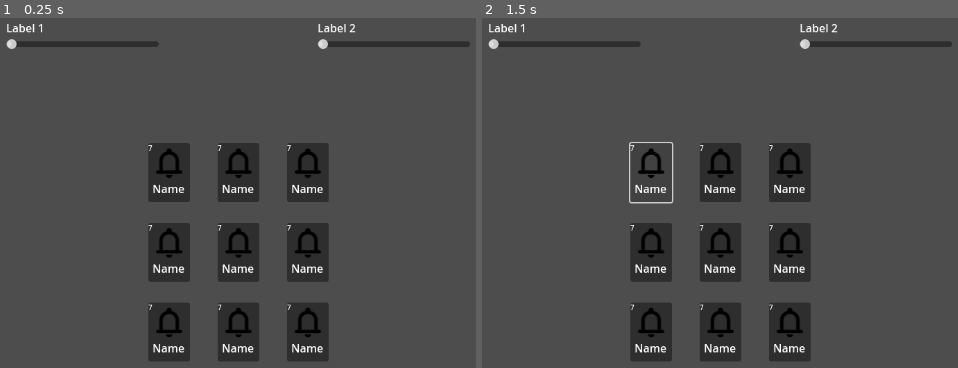
Above: before the commit, frames 1-2 (left to right).
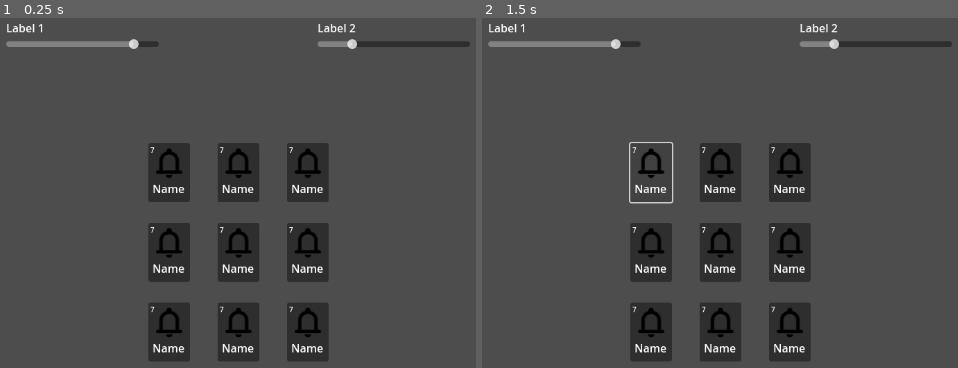
Above: after the commit, the same moments.

Repository: shirokonto/SoundBoard
Game: Godot game, scene res://main.tscn
Same seed, same stepped clock (60 frames per second), same inputs: the game is played once before the commit and once after it.
Inputs:
- Up to frame 1 (0.25 s): no input
- Up to frame 2 (1.5 s): click "7" at 0.5 s; click "7" at 1.25 s

The runs differ from the first frame. In frame 1, 0.8% of the frame differs, in the area x 1-75%, y 6-84%; in frame 2, 0.8%.

Commit message:
Added vollume and pitch slider logic

Diff:
--- a/SoundButton.gd
+++ b/SoundButton.gd
@@ -2,6 +2,7 @@
 
 @export var sfx: AudioStream
 @export var inputAction: String
+@onready var soundPlayer = get_tree().get_root().get_node("Main/AudioStreamPlayer")
 
 # Called every frame. 'delta' is the elapsed time since the previous frame.
 func _process(delta):
@@ -18,6 +19,6 @@
 func play_sound():
 	if sfx != null:
 		sfx.set_loop(false)
-		$AudioStreamPlayer.stream = sfx
-		$AudioStreamPlayer.play()
+		soundPlayer.stream = sfx
+		soundPlayer.play()
 		print("sfx")
--- /dev/null
+++ b/main.gd
@@ -0,0 +1,20 @@
+extends Control
+@onready var soundPlayer = $AudioStreamPlayer
+
+# Called when the node enters the scene tree for the first time.
+func _ready():
+	soundPlayer.pitch_scale = 1
+	soundPlayer.volume_db = 10
+
+
+# Called every frame. 'delta' is the elapsed time since the previous frame.
+func _process(delta):
+	pass
+
+
+func _on_pitch_slider_value_changed(value):
+	soundPlayer.pitch_scale = value
+
+
+func _on_volume_sllider_value_changed(value):
+	soundPlayer.volume_db = value
--- a/main.tscn
+++ b/main.tscn
@@ -1,5 +1,6 @@
-[gd_scene load_steps=5 format=3 uid="uid://chsg8dpkdb82y"]
+[gd_scene load_steps=6 format=3 uid="uid://chsg8dpkdb82y"]
 
+[ext_resource type="Script" path="res://main.gd" id="1_3whm3"]
 [ext_resource type="PackedScene" uid="uid://dsgr2bhj6xuj0" path="res://sound_button.tscn" id="1_pbann"]
 [ext_resource type="Script" path="res://SoundButton.gd" id="2_llcw6"]
 [ext_resource type="AudioStream" uid="uid://bmunkuxy6c6k1" path="res://sound/cricket-sound-113945.mp3" id="3_bvi77"]
@@ -12,6 +13,7 @@
 anchor_bottom = 1.0
 grow_horizontal = 2
 grow_vertical = 2
+script = ExtResource("1_3whm3")
 
 [node name="MarginContainer" type="MarginContainer" parent="."]
 layout_mode = 1
@@ -48,8 +50,11 @@
 text = "Label 1
 "
 
-[node name="HSlider" type="HSlider" parent="MarginContainer/VBoxContainer/HBoxContainer/MarginContainer2/VBoxContainer"]
+[node name="VolumeSllider" type="HSlider" parent="MarginContainer/VBoxContainer/HBoxContainer/MarginContainer2/VBoxContainer"]
 layout_mode = 2
+min_value = -80.0
+max_value = 24.0
+value = 10.0
 
 [node name="MarginContainer" type="MarginContainer" parent="MarginContainer/VBoxContainer/HBoxContainer"]
 layout_mode = 2
@@ -65,8 +70,12 @@
 layout_mode = 2
 text = "Label 2"
 
-[node name="HSlider" type="HSlider" parent="MarginContainer/VBoxContainer/HBoxContainer/MarginContainer/VBoxContainer2"]
+[node name="PitchSlider" type="HSlider" parent="MarginContainer/VBoxContainer/HBoxContainer/MarginContainer/VBoxContainer2"]
 layout_mode = 2
+min_value = 0.2
+max_value = 4.0
+step = 0.05
+value = 1.0
 
 [node name="CenterContainer" type="CenterContainer" parent="MarginContainer/VBoxContainer"]
 layout_mode = 2
@@ -119,3 +128,10 @@
 [node name="SoundButton9" parent="MarginContainer/VBoxContainer/CenterContainer/GridContainer" instance=ExtResource("1_pbann")]
 layout_mode = 2
 inputAction = "sound9"
+
+[node name="AudioStreamPlayer" type="AudioStreamPlayer" parent="."]
+volume_db = -80.0
+pitch_scale = 0.01
+
+[connection signal="value_changed" from="MarginContainer/VBoxContainer/HBoxContainer/MarginContainer2/VBoxContainer/VolumeSllider" to="." method="_on_volume_sllider_value_changed"]
+[connection signal="value_changed" from="MarginContainer/VBoxContainer/HBoxContainer/MarginContainer/VBoxContainer2/PitchSlider" to="." method="_on_pitch_slider_value_changed"]
--- a/sound_button.tscn
+++ b/sound_button.tscn
@@ -34,18 +34,18 @@
 layout_mode = 2
 texture = ExtResource("2_4bebj")
 
-[node name="Label" type="Label" parent="SoundButton/MarginContainer/VBoxContainer"]
+[node name="SoundLabel" type="Label" parent="SoundButton/MarginContainer/VBoxContainer"]
 layout_mode = 2
 text = "Name"
 horizontal_alignment = 1
 
-[node name="Label" type="Label" parent="SoundButton"]
-layout_mode = 2
-offset_right = 40.0
-offset_bottom = 26.0
+[node name="KeyLabel" type="Label" parent="SoundButton"]
+layout_mode = 0
+offset_left = 3.0
+offset_top = 3.0
+offset_right = 9.00001
+offset_bottom = 20.0
 theme_override_font_sizes/font_size = 10
 text = "7"
 
-[node name="AudioStreamPlayer" type="AudioStreamPlayer" parent="."]
-
 [connection signal="pressed" from="SoundButton" to="." method="_on_sound_button_pressed"]
